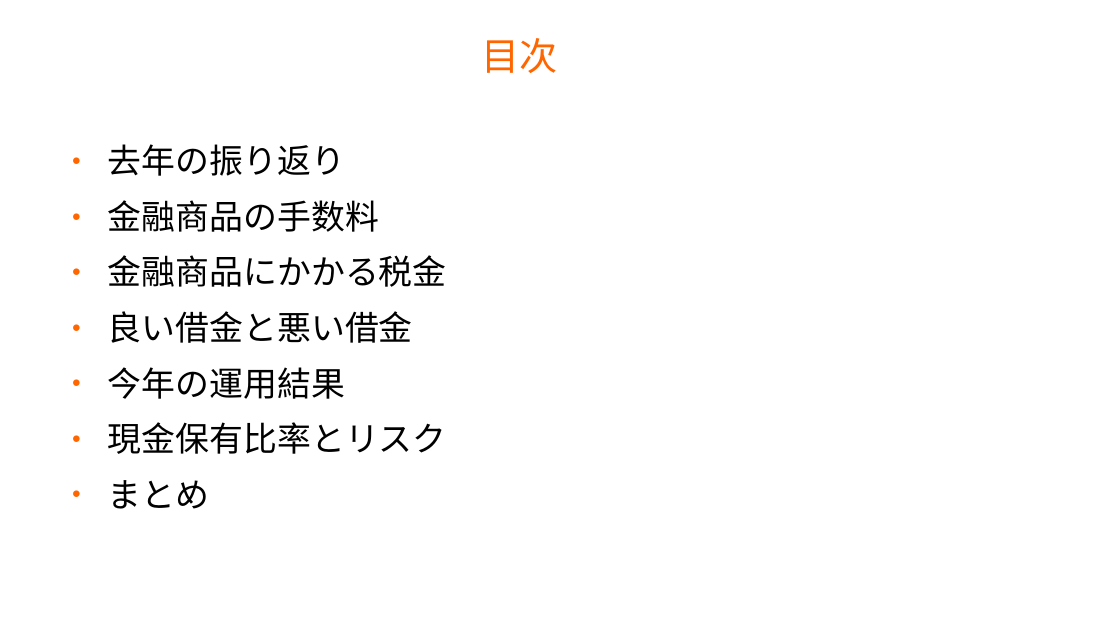
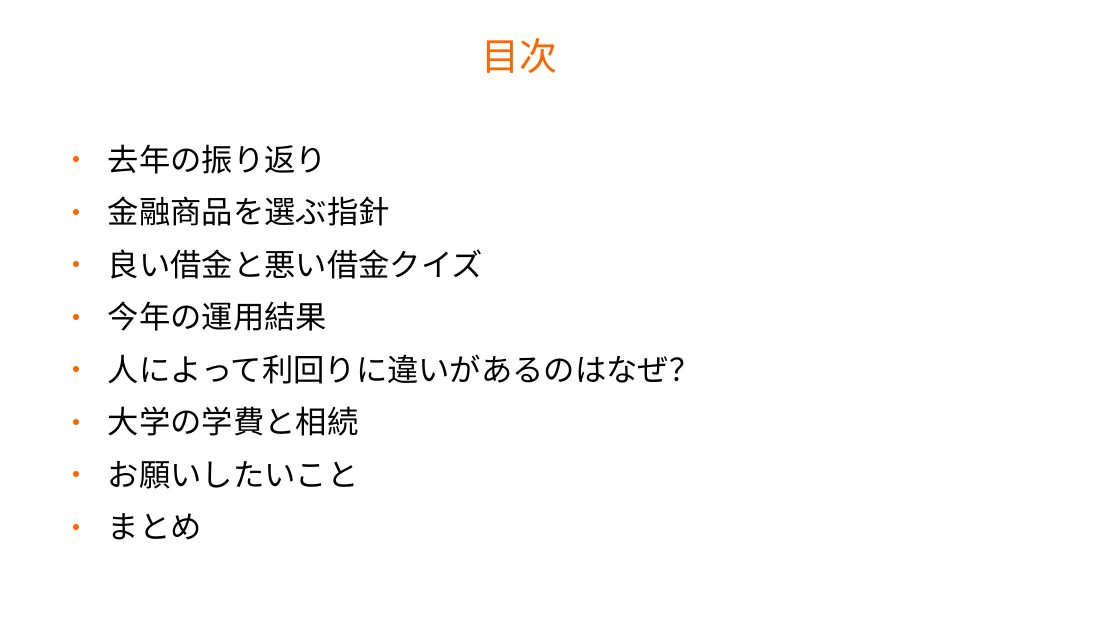
Before and after one commit to master-q/masterq-docs, a slide deck: slide 2 of presentations/20231126-invest_report/20231126-invest_report.odp. Drawn at 1120x630 pixels with LibreOffice and Linux fonts; fonts in the diff are those of the drawing; background and template pictures are left out. Boxes give left, top, right and bottom in pixels: in the first picture for what was removed or moved away, otherwise in the second. Text is boxed around its words. In the diff, an @@ line names an element or a change of style, - is before the commit and + after.

```diff
--- a/presentations/20231126-invest_report/20231126-invest_report.odp
+++ b/presentations/20231126-invest_report/20231126-invest_report.odp
@@ text at (108,144,327,540): size 24 to 22.2 pt in "去年の振り返り", "今年の運用結果", "まとめ" @@
@@ text at (108,196,483,279): text changed; size 24 to 22.2 pt @@
-● 金融商品の手数料
-● 金融商品にかかる税金
-● 良い借金と悪い借金
+● 金融商品を選ぶ指針
+● 良い借金と悪い借金クイズ
@@ text at (108,354,701,489): text changed; size 24 to 22.2 pt @@
-● 現金保有比率とリスク
+● 人によって利回りに違いがあるのはなぜ？
+● 大学の学費と相続
+● お願いしたいこと
```
Also in this commit, not shown: 16 other slides changed, 13 slides added, 3 slides removed.
